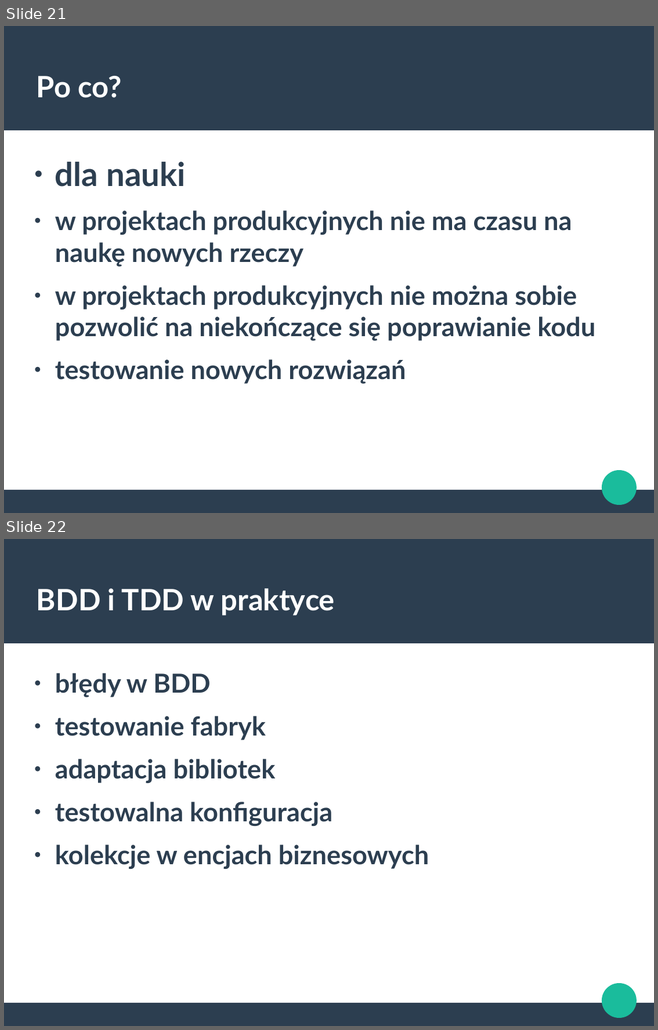
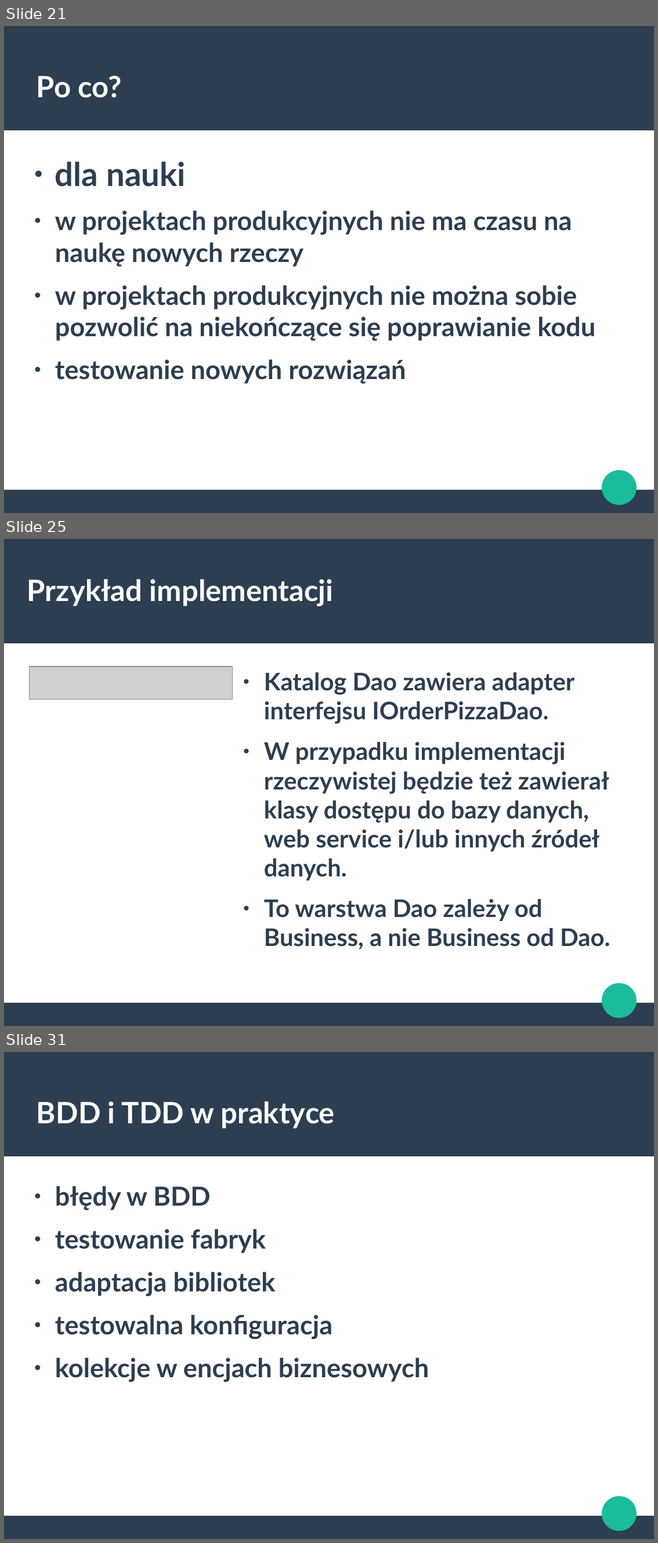
Before and after one commit to bartoszgolek/PHPers, a slide deck: Prezentacja PHPers.odp. Shown one above the other, each under a label of ours: slides 21 and 22 before the commit, slides 21, 25 and 31 after it; the slides between them are not shown. The pictures are 658x1030 and 658x1543 pixels, drawn with LibreOffice and Linux fonts; fonts in the diff are those of the drawing; grey boxes stand for pictures. Boxes give left, top, right and bottom in pixels: in the first picture for what was removed or moved away, otherwise in the second. Text is boxed around its words. In the diff, an @@ line names an element or a change of style, - is before the commit and + after.

Commit message:
Rozszerzona prezentacja, poprawki w kodzie projekty Pizza

```diff
--- a/Prezentacja PHPers.odp
+++ b/Prezentacja PHPers.odp
@@ slide 25 added at (4,539,654,1026), background #FFFFFF; not listed: 3 template elements that a slide beside it also shows @@
@@ title added at (27,579,333,606), 36 pt, text #FFFFFF, bold @@
+Przykład implementacji
@@ picture added at (30,667,232,699) @@
@@ text added at (264,672,610,950), 29.6 pt, text #2C3E50, bold @@
+● Katalog Dao zawiera adapter interfejsu IOrderPizzaDao.
+● W przypadku implementacji rzeczywistej będzie też zawierał klasy dostępu do bazy danych, web service i/lub innych źródeł danych.
+● To warstwa Dao zależy od Business, a nie Business od Dao.
@@ what was slide 22 is now slide 31 @@
```
Also in this commit, not shown: 2 slides changed, 14 other slides added, 13 other files.
